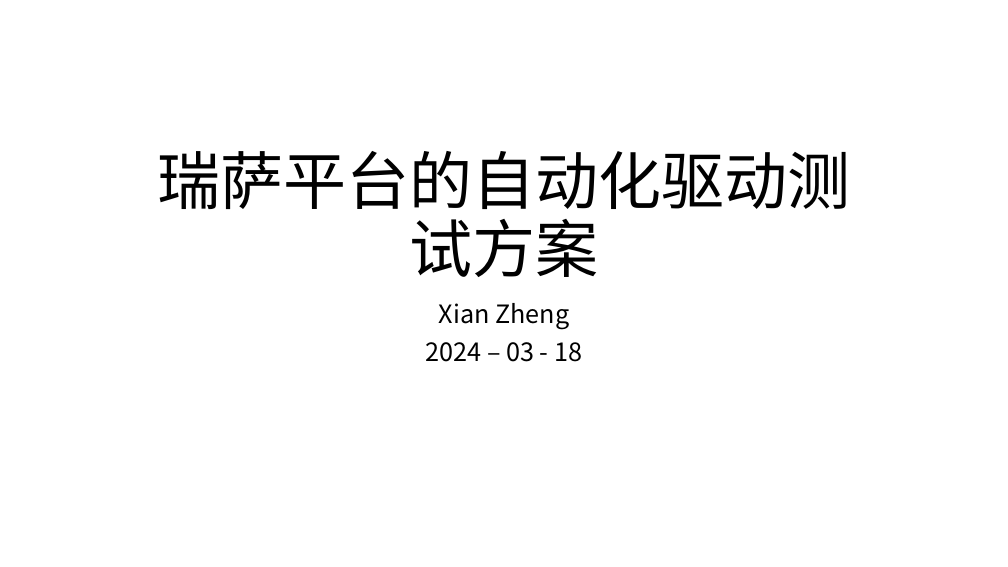
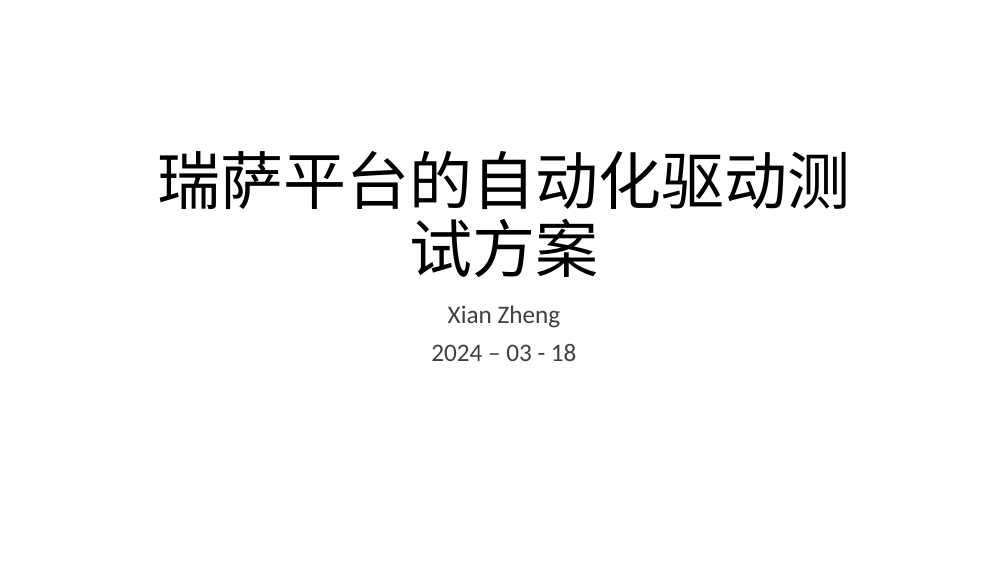
Before and after one commit to whitebkues1/ppt, a slide deck: slide 1 of xianzheng.pptx. Drawn at 1008x567 pixels with LibreOffice and Linux fonts; fonts in the diff are those of the drawing. Boxes give left, top, right and bottom in pixels: in the first picture for what was removed or moved away, otherwise in the second. Text is boxed around its words. In the diff, an @@ line names an element or a change of style, - is before the commit and + after.

```diff
--- a/xianzheng.pptx
+++ b/xianzheng.pptx
@@ subtitle "Xian Zheng" at bbox=[431, 305, 577, 361]: font Noto Sans CJK SC to Calibri, text colour #000000 to #404040 @@
```
Also in this commit, not shown: 14 other slides changed, 8 slides added, 3 slides removed, 11 other files.
